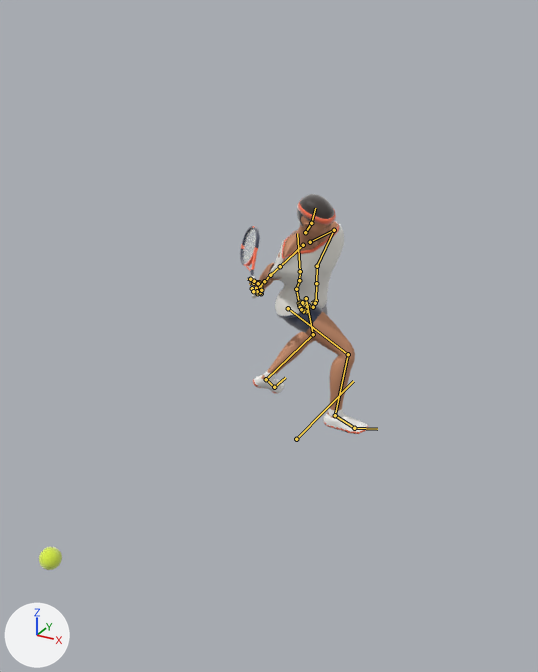
An edit to the glTF model character-pipeline/kai/export/kai.glb, drawn before and after from the same camera.
Both versions are drawn from a 50 mm lens placed at (1.85, -3.63, 2.55), pointed at (0.12, -0.49, 0.98). The axes (+X, +Y, +Z) are drawn at lower left. The lights are the same throughout. The picture after the commit comes second. Both versions are drawn at frame 28 of the action 'Backhand'; the numbers are the values there. The bones that bend it are drawn over the model as lines.

Objects in the first picture: 'Kai_Ball', 'Kai_Body', 'Kai_Hair', 'Kai_Headband', 'Kai_Racket', 'Kai_Shirt', 'Kai_Shoes', 'Kai_Shorts', 'Kai_Socks', 'Kai_Wristband_R' and 1 more.
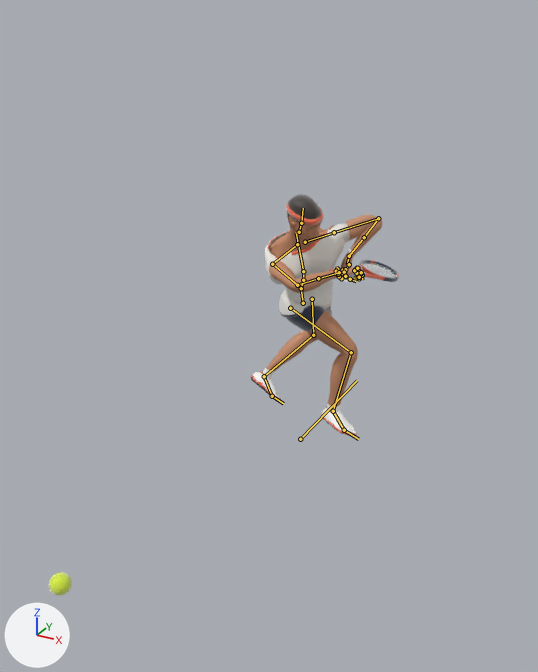
Changed parts and their boxes (x1, y1, x2, y2) in the pictures (538 x 672 px):
'Kai_Body', posed (14% wider): before (248, 215, 355, 419); after (260, 215, 382, 413)
'Kai_Shirt', posed (16% wider): before (268, 221, 344, 319); after (264, 224, 352, 318)
'Kai_Shoes', posed (8% narrower, 8% taller): before (253, 375, 368, 434); after (251, 372, 357, 436)
'Kai_Hair', posed: before (297, 194, 334, 227); after (286, 194, 321, 224)
'Kai_Racket', posed (171% wider, 68% shorter): before (240, 226, 260, 298); after (343, 260, 399, 282)
'Kai_Ball', posed: before (39, 547, 62, 570); after (49, 572, 72, 596)
'Kai_Shorts', posed: before (283, 305, 328, 333); after (287, 305, 332, 332)
'Kai_Headband', posed: before (297, 200, 336, 225); after (286, 202, 323, 225)
'Kai_Socks', posed (6% shorter): before (263, 370, 345, 418); after (263, 368, 341, 413)
'Kai_StringBed', posed (127% wider, 50% shorter): before (242, 228, 256, 261); after (364, 262, 397, 278)
'Kai_Wristband_R', posed: before (256, 284, 266, 291); after (329, 269, 339, 279)
'Kai_Wristband_L', posed (not visible before): after (348, 249, 359, 255)
bone 'Root', root to tip: before (296, 439) to (353, 381); after (300, 439) to (357, 380)
bone 'pelvis', root to tip: before (299, 303) to (296, 289); after (303, 303) to (301, 288)
bone 'spine_01', root to tip: before (296, 289) to (299, 280); after (301, 288) to (303, 280)
bone 'spine_02', root to tip: before (299, 280) to (300, 271); after (303, 280) to (303, 271)
bone 'spine_03', root to tip: before (300, 271) to (297, 233); after (303, 271) to (296, 232)
bone 'upperarm_l', root to tip: before (334, 230) to (317, 266); after (334, 232) to (378, 218)
bone 'lowerarm_l', root to tip: before (317, 266) to (316, 283); after (378, 218) to (364, 237)
bone 'hand_l', root to tip: before (316, 300) to (311, 302); after (349, 256) to (347, 264)
bone 'upperarm_r', root to tip: before (280, 266) to (270, 275); after (272, 264) to (297, 285)
bone 'lowerarm_r', root to tip: before (270, 275) to (264, 281); after (297, 285) to (318, 278)
bone 'hand_r', root to tip: before (259, 287) to (259, 286); after (339, 272) to (346, 271)
bone 'head', root to tip: before (311, 223) to (315, 208); after (301, 223) to (303, 208)
bone 'thigh_l', root to tip: before (306, 298) to (313, 334); after (312, 299) to (313, 335)
bone 'calf_l', root to tip: before (313, 334) to (266, 379); after (313, 335) to (264, 376)
bone 'foot_l', root to tip: before (266, 379) to (274, 387); after (264, 376) to (272, 396)
bone 'ball_l', root to tip: before (274, 387) to (285, 377); after (272, 396) to (283, 403)
bone 'thigh_r', root to tip: before (288, 308) to (348, 354); after (290, 308) to (351, 352)
bone 'calf_r', root to tip: before (348, 354) to (335, 415); after (351, 352) to (333, 411)
bone 'foot_r', root to tip: before (335, 415) to (354, 428); after (333, 411) to (344, 430)
bone 'ball_r', root to tip: before (354, 428) to (377, 429); after (344, 430) to (358, 439)

What the commit changed:
Bone 'Root' (bone_root) moves from (-0.137, 0.386, -0.195) to (-0.115, 0.4, -0.195).
Bone 'pelvis' (bone_pelvis) turns from (67, 71, 78) to (51, 69, 62) degrees about its own x, y and z.
Bone 'spine_01' (bone_spine_01) turns from (6, -6, 6) to (5, -9, 7) degrees about its own x, y and z.
Bone 'spine_02' (bone_spine_02) turns from (3, -12, 7) to (3, -16, 8) degrees about its own x, y and z.
Bone 'spine_03' (bone_spine_03) turns from (2, -6, 8) to (1, -10, 8) degrees about its own x, y and z.
Bone 'upperarm_l' (bone_upperarm_l) turns from (-12, -66, -58) to (-44, -108, 93) degrees about its own x, y and z.
Bone 'lowerarm_l' (bone_lowerarm_l) turns from (-25, -1, -4) to (52, -73, 140) degrees about its own x, y and z.
Bone 'hand_l' (bone_hand_l) turns from (-55, 7, -5) to (-25, 0, 20) degrees about its own x, y and z.
Bone 'upperarm_r' (bone_upperarm_r) turns from (40, -161, 22) to (91, 13, -129) degrees about its own x, y and z.
Bone 'lowerarm_r' (bone_lowerarm_r) turns from (-52, 4, 9) to (21, -20, -67) degrees about its own x, y and z.
Bone 'hand_r' (bone_hand_r) turns from (-13, -4, -26) to (-6, 25, 3) degrees about its own x, y and z.
Bone 'head' (bone_head) turns from (4, 17, -5) to (4, 20, -6) degrees about its own x, y and z.
Bone 'thigh_l' (bone_thigh_l) turns from (-8, -36, -28) to (2, -40, -33) degrees about its own x, y and z.
Bone 'calf_l' (bone_calf_l) turns from (62, -31, 18) to (59, -27, 17) degrees about its own x, y and z.
Bone 'foot_l' (bone_foot_l) turns from (-30, 27, -18) to (12, 22, 69) degrees about its own x, y and z.
Bone 'ball_l' (bone_ball_l) turns from (-20, -6, -35) to (13, -4, 30) degrees about its own x, y and z.
Bone 'thigh_r' (bone_thigh_r) turns from (-41, -28, -32) to (-36, -34, -35) degrees about its own x, y and z.
Bone 'calf_r' (bone_calf_r) turns from (57, 2, -2) to (62, 3, -3) degrees about its own x, y and z.
Bone 'foot_r' (bone_foot_r) turns from (-2, -2, -1) to (-2, 2, 41) degrees about its own x, y and z.
Bone 'ball_r' (bone_ball_r) turns from (-4, 0, 0) to (-9, 1, 12) degrees about its own x, y and z.
